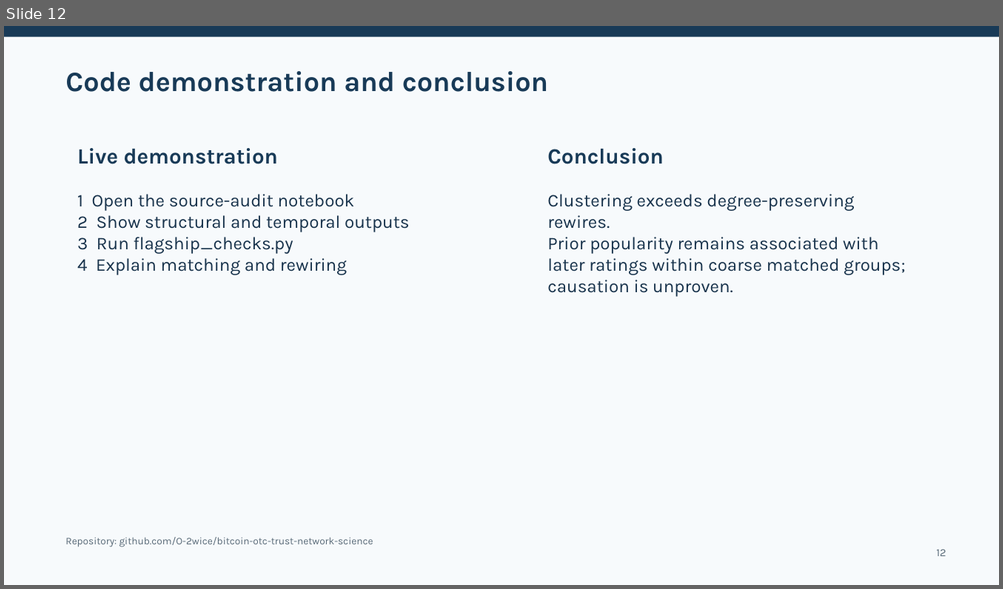
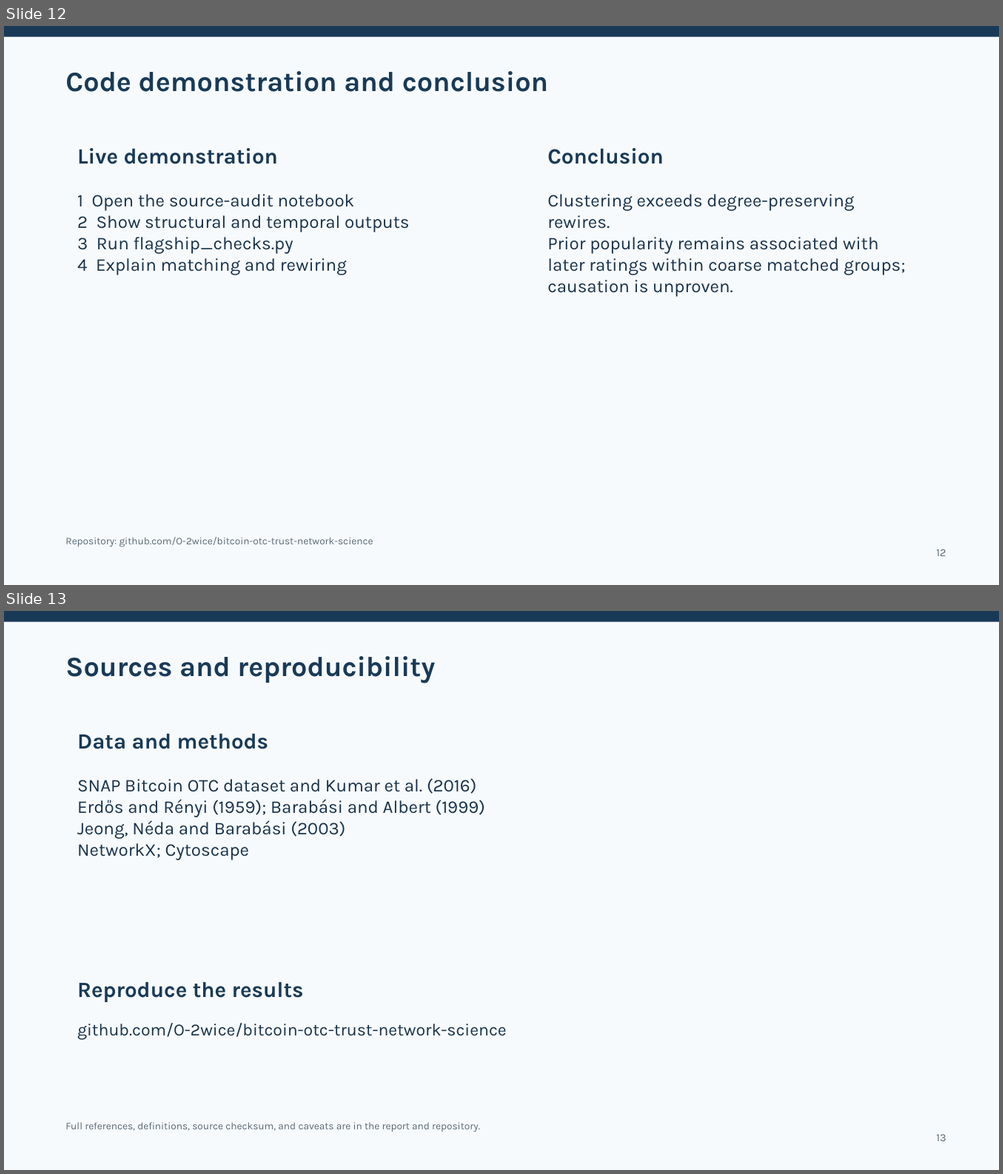
Before and after one commit to O-2wice/bitcoin-otc-trust-network-science, a slide deck: presentation/bitcoin_otc_network_science.pptx. Shown one above the other, each under a label of ours: slide 12 before the commit, slides 12 and 13 after it. The pictures are 1003x589 and 1003x1174 pixels, drawn with LibreOffice and Linux fonts; fonts in the diff are those of the drawing. Boxes give left, top, right and bottom in pixels: in the first picture for what was removed or moved away, otherwise in the second. Text is boxed around its words. In the diff, an @@ line names an element or a change of style, - is before the commit and + after.

```diff
--- a/presentation/bitcoin_otc_network_science.pptx
+++ b/presentation/bitcoin_otc_network_science.pptx
@@ slide 13 added at bbox=[4, 611, 999, 1170], background #F7FAFC @@
@@ rectangle added at bbox=[4, 611, 999, 622], fill #183A57 @@
@@ text added at bbox=[65, 656, 435, 684], 27 pt, text #183A57, bold @@
+Sources and reproducibility
@@ text added at bbox=[77, 734, 269, 749], 21 pt, text #183A57, bold @@
+Data and methods
@@ text added at bbox=[77, 778, 485, 860], 17.2 pt, text #17324B @@
+SNAP Bitcoin OTC dataset and Kumar et al. (2016)
+Erdős and Rényi (1959); Barabási and Albert (1999)
+Jeong, Néda and Barabási (2003)
+NetworkX; Cytoscape
@@ text added at bbox=[77, 982, 304, 1002], 21 pt, text #183A57, bold @@
+Reproduce the results
@@ text added at bbox=[77, 1023, 506, 1039], 16.5 pt, text #17324B @@
+github.com/O-2wice/bitcoin-otc-trust-network-science
@@ text added at bbox=[65, 1122, 480, 1133], 9.8 pt, text #596A78 @@
+Full references, definitions, source checksum, and caveats are in the report and repository.
@@ text added at bbox=[936, 1134, 945, 1142], 10.5 pt, text #596A78 @@
+13
```
Also in this commit, not shown: 4 slides changed, 3 other files.
